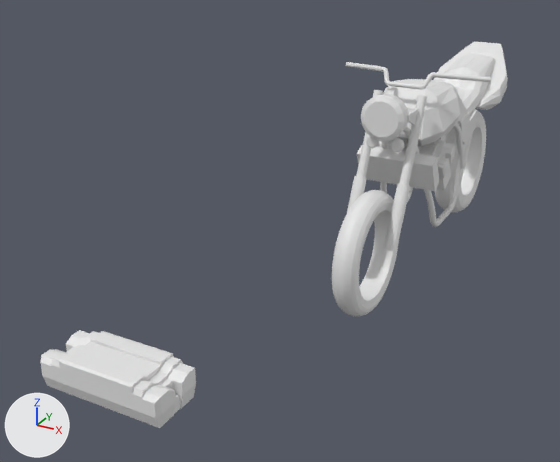
One commit to the Blender file blender/cb400sf_main.blend: the scene before it, then after it.
Rendered twice from a camera (50 mm lens) standing at (1192.0, -3776.0, 1802.0) and looking at (-316.0, -1034.0, 431.0). The axes (+X, +Y, +Z) are drawn at lower left. The lights are the same throughout. The older version comes first.

Names of what the first picture shows: 'enjin.001', 'enjin.002', 'タイヤの断面', 'タイヤの断面.2', 'タンク', 'ベジエカーブ', 'ベジエカーブ.001', 'ベジエカーブ.002', 'ラジエーター', '円柱', '円柱.001', '立方体', '立方体.003', '立方体.004', '立方体.005', '立方体.006', '立方体.007' and 2 more.
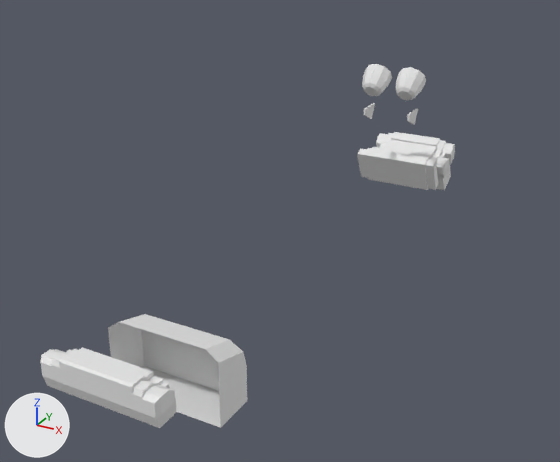
Location of each change, (x1, y1, x2, y2) in pixels of the pictures (560 x 462 px):
'enjin.001', reshaped (12% narrower, 17% shorter): before (40, 330, 196, 428); after (40, 347, 177, 428)
'立方体.009', added: after (108, 314, 247, 428)
'タイヤの断面', hidden: before (332, 190, 399, 317)
'タンク', hidden: before (383, 79, 468, 146)
'ラジエーター', reshaped, moved, modifiers changed (9% shorter): before (357, 145, 439, 191); after (357, 148, 438, 190)
'タイヤの断面.2', hidden: before (434, 109, 486, 213)
'立方体.005', hidden: before (361, 94, 408, 142)
'立方体.004', hidden: before (441, 54, 496, 114)
'立方体', hidden: before (433, 41, 508, 110)
'ベジエカーブ.003', now drawn: after (362, 64, 426, 100)
'円柱', hidden: before (356, 90, 427, 252)
'円柱.001', hidden: before (347, 176, 410, 252)
'ベジエカーブ.002', hidden: before (380, 126, 474, 227)
'ベジエカーブ', hidden: before (346, 62, 491, 90)
'ラジエーター.001', added: after (357, 155, 438, 189)
'立方体.007', hidden: before (459, 110, 477, 145)
'立方体.006', hidden: before (410, 142, 468, 198)
'立方体.003', hidden: before (366, 136, 404, 152)
'ベジエカーブ.001', hidden (mostly hidden): before (453, 123, 465, 168)
part 3 of me_立方体_014, cut back: before (66, 330, 196, 414); after (66, 347, 177, 414)

Diff of the bpy script that builds the scene:
```diff
--- a/blender/cb400sf_main.blend.py
+++ b/blender/cb400sf_main.blend.py
@@ me_円柱_004 @@
 # used by ob_円柱_001; parent = ob_エンプティ; location = (0.0, -0.0000534, 0.0000877); rotation_euler = (0.429, 0.0, -3.142), in degrees (25, 0, -180); scale = (-0.0294, -0.026, -0.245)
-me_円柱_004.from_pydata(...)  # 32 vertices, 18 faces; spans x 2552.0..4552.0, y -33414.0..-31414.0, z -1112.0..110.0
+me_円柱_004.from_pydata(...)  # 64 vertices, 50 faces; spans x 2202.0..4902.0, y -33764.0..-31064.0, z -1404.0..338.0
+# me_円柱_004 part 1: the whole mesh is rebuilt
@@ me_立方体_006 @@
 # used by ob_ラジエーター; location = (0.0, -455.0, 600.0); rotation_euler = (0.457, 0.0, 0.0), in degrees (26, 0, 0); scale = (-0.187, -0.0317, -0.0815)
-me_立方体_006.from_pydata(...)  # 8 vertices, 6 faces; spans x -1000.0..1000.0, y -1000.0..1000.0, z -1000.0..1000.0
+me_立方体_006.from_pydata(...)  # 20 vertices, 17 faces; spans x -1000.0..0.0, y -781.0..781.0, z -1000.0..1000.0
+# me_立方体_006 part 2: the whole mesh is rebuilt
@@ me_立方体_014 @@
 # used by ob_enjin_001; location = (4.0, -2488.0, 648.0); scale = (0.11, 0.0856, 0.11)
-me_立方体_014.from_pydata(...)  # 326 vertices, 300 faces; spans x -1743.0..1743.0, y -1000.0..1000.0, z -460.0..518.0
+me_立方体_014.from_pydata(...)  # 163 vertices, 150 faces; spans x -1743.0..1743.0, y -1000.0..0.0, z -460.0..518.0
+# me_立方体_014 part 3
+# 163 vertices are removed from x -1743.0..1743.0, y 0.0..1000.0, z -460.0..518.0
+# 174 faces are deleted
+# 24 new faces join them
@@ me_ベジエカーブ @@
+me_ベジエカーブ.from_pydata(...)  # 110 vertices, 100 faces; spans x 19.4..136.5, y -10.3..104.4, z -47.2..75.9
@@ ob_立方体 @@
 _m = ob_立方体.modifiers.new('ミラー', 'MIRROR')
+ob_立方体.hide_set(True)
@@ ob_ベジエカーブ_003 @@
-ob_ベジエカーブ_003 = bpy.data.objects.new('ベジエカーブ.003', cu_ベジエカーブ)
-ob_ベジエカーブ_003.location = (-0.0191, 397.9, 838.7)
+ob_ベジエカーブ_003 = bpy.data.objects.new('ベジエカーブ.003', me_ベジエカーブ)
+ob_ベジエカーブ_003.location = (-77.96, -4442.0, 1418.0)
@@ ob_円柱 @@
 _m = ob_円柱.modifiers.new('ミラー', 'MIRROR')
+ob_円柱.hide_set(True)
@@ ob_ベジエカーブ_001 @@
 _m = ob_ベジエカーブ_001.modifiers.new('ミラー', 'MIRROR')
+ob_ベジエカーブ_001.hide_set(True)
@@ ob_ベジエカーブ_002 @@
 _m = ob_ベジエカーブ_002.modifiers.new('ミラー', 'MIRROR')
+ob_ベジエカーブ_002.hide_set(True)
@@ ob_円柱_001 @@
 _m = ob_円柱_001.modifiers.new('ミラー', 'MIRROR')
+ob_円柱_001.hide_set(True)
@@ ob_ベジエカーブ @@
 _m = ob_ベジエカーブ.modifiers.new('ミラー', 'MIRROR')
+ob_ベジエカーブ.hide_set(True)
@@ ob_立方体_006 @@
 _m = ob_立方体_006.modifiers.new('ソリッド化', 'SOLIDIFY')
 _m.offset = 1.0
+ob_立方体_006.hide_set(True)
@@ ob_ラジエーター @@
 ob_ラジエーター = bpy.data.objects.new('ラジエーター', me_立方体_006)
-ob_ラジエーター.location = (0.0, -455.0, 600.0)
+ob_ラジエーター.location = (0.0, -457.0, 596.0)
 ob_ラジエーター.rotation_euler = (0.457, 0.0, 0.0)  # degrees (26, 0, 0)
 ob_ラジエーター.scale = (-0.187, -0.0317, -0.0815)
+_m = ob_ラジエーター.modifiers.new('ミラー', 'MIRROR')
@@ ob_タンク @@
 ob_タンク.scale = (0.216, 0.311, 0.166)
+ob_タンク.hide_set(True)  # its collection is switched off
@@ ob_立方体_004 @@
 _m = ob_立方体_004.modifiers.new('ミラー', 'MIRROR')
+ob_立方体_004.hide_set(True)  # its collection is switched off
@@ ob_立方体_007 @@
 _m = ob_立方体_007.modifiers.new('ソリッド化', 'SOLIDIFY')
 _m.offset = 1.0
+ob_立方体_007.hide_set(True)  # its collection is switched off
@@ ob_タイヤの断面_2 @@
 ob_タイヤの断面_2.scale = (0.435, 0.435, 0.0906)
+ob_タイヤの断面_2.hide_set(True)  # its collection is switched off
@@ ob_タイヤの断面 @@
 ob_タイヤの断面.scale = (0.327, 0.327, 0.0681)
+ob_タイヤの断面.hide_set(True)  # its collection is switched off
@@ ob_立方体_005 @@
 ob_立方体_005.scale = (-0.0935, -0.0642, 0.107)
+ob_立方体_005.hide_set(True)  # its collection is switched off
@@ ob_立方体_003 @@
 _m = ob_立方体_003.modifiers.new('ミラー', 'MIRROR')
+ob_立方体_003.hide_set(True)  # its collection is switched off
@@ ob_ラジエーター_001 @@
+ob_ラジエーター_001 = bpy.data.objects.new('ラジエーター.001', me_立方体_007)  # 85 vertices, 66 faces; spans x -1007.0..-800.0, y -539.0..660.0, z -846.0..846.0; modifiers SOLIDIFY, MIRROR
+ob_ラジエーター_001.location = (0.0, -457.0, 596.0)
+ob_ラジエーター_001.rotation_euler = (0.457, 0.0, 0.0)  # degrees (26, 0, 0)
+ob_ラジエーター_001.scale = (-0.187, -0.0317, -0.0815)
@@ ob_立方体_009 @@
+ob_立方体_009 = bpy.data.objects.new('立方体.009', me_立方体_008)  # 39 vertices, 30 faces; spans x 0.0..1000.0, y -746.0..872.0, z -948.0..1052.0; modifiers MIRROR
+ob_立方体_009.location = (3.0, -2238.0, 542.0)
+ob_立方体_009.scale = (0.19, 0.0889, 0.122)
```
